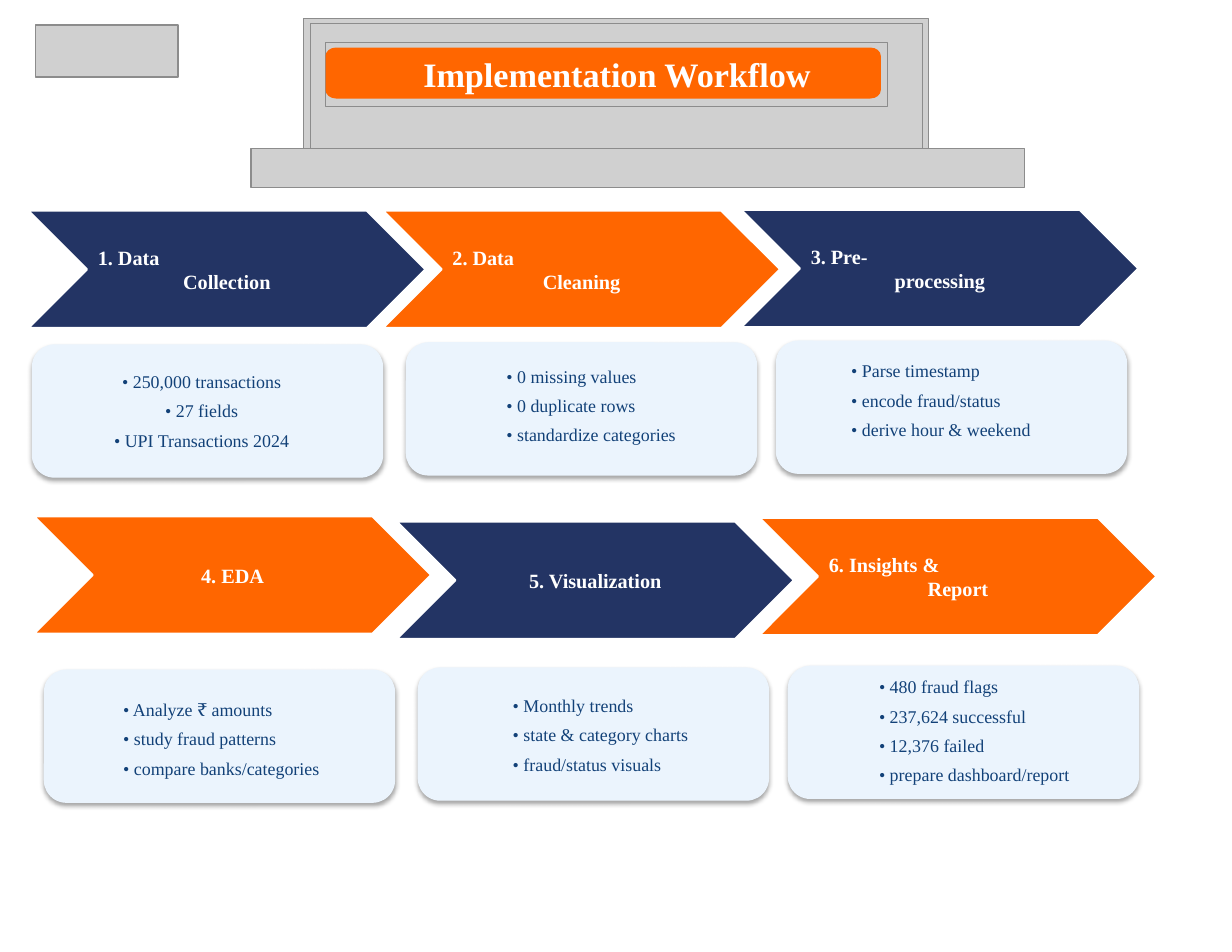
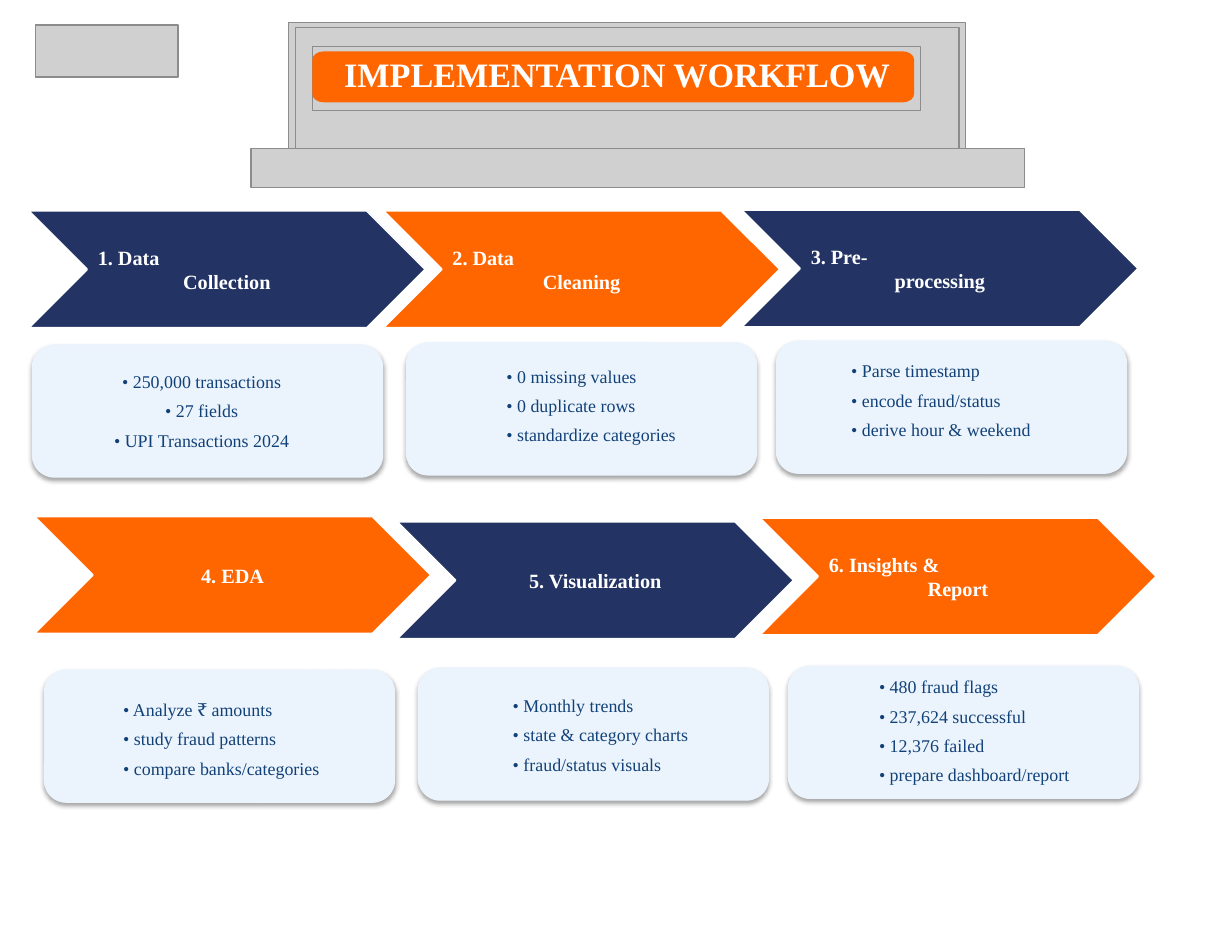
Before and after one commit to ManojReddyTetala/UPI-Transaction-Analysis, a slide deck: slide 13 of PPTs/REVIEW - 2.pptx. Drawn at 1232x952 pixels with LibreOffice and Linux fonts; fonts in the diff are those of the drawing; grey boxes stand for pictures. Boxes give left, top, right and bottom in pixels: in the first picture for what was removed or moved away, otherwise in the second. Text is boxed around its words. In the diff, an @@ line names an element or a change of style, - is before the commit and + after.

```diff
--- a/PPTs/REVIEW - 2.pptx
+++ b/PPTs/REVIEW - 2.pptx
@@ picture: place and size @@
-picture at [304, 19, 928, 166]
+picture at [288, 22, 965, 169]
@@ picture: place and size @@
-picture at [310, 24, 923, 157]
+picture at [296, 27, 959, 160]
@@ picture: place and size @@
-picture at [326, 43, 887, 106]
+picture at [312, 47, 921, 111]
@@ freeform shape: place and size @@
-freeform shape at [326, 47, 881, 99]
+freeform shape at [312, 52, 914, 103]
@@ text at [344, 64, 889, 88]: text changed @@
-Implementation Workflow
+IMPLEMENTATION WORKFLOW
```
Also in this commit, not shown: 10 other slides changed, 3 other files.
